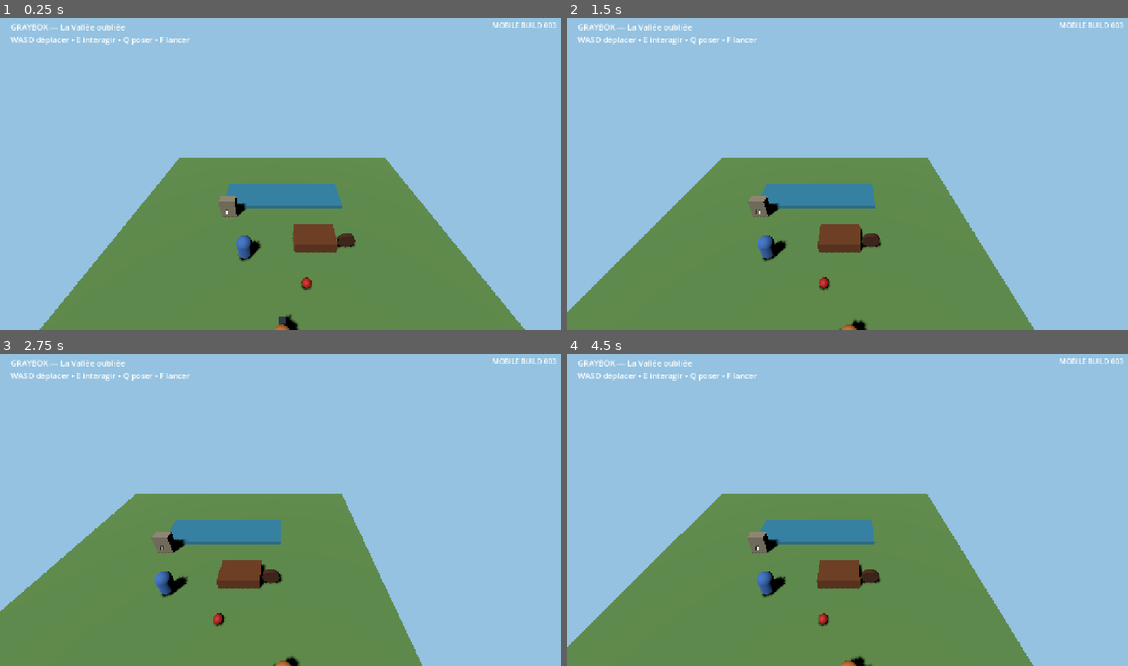
Above: before the commit, frames 1-4 (two rows, left to right).
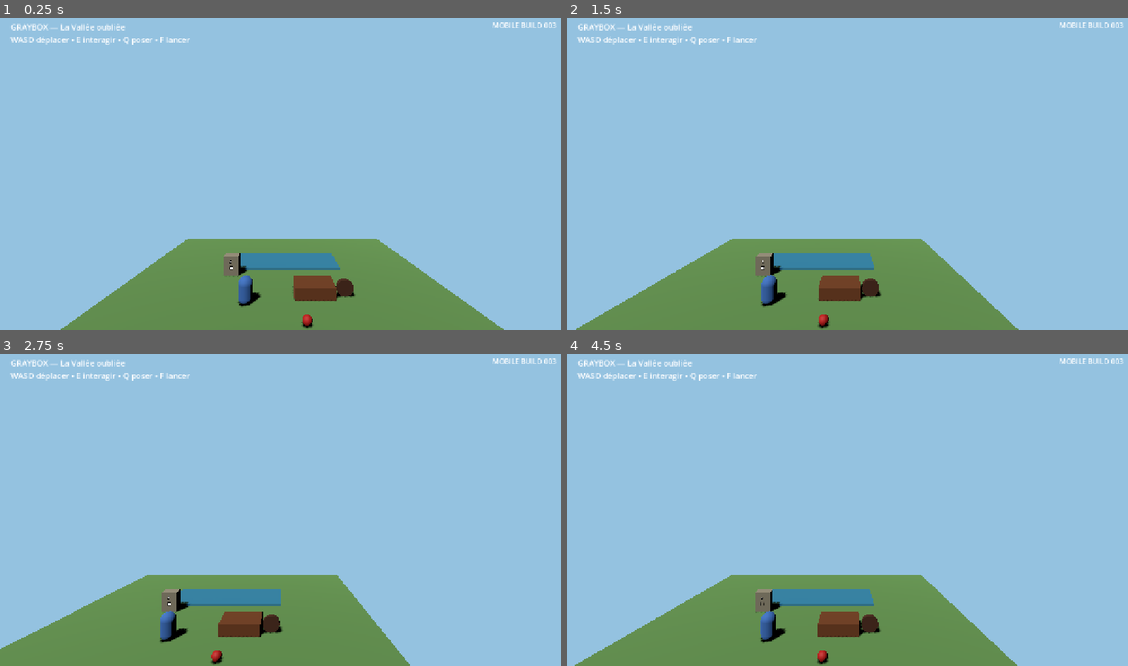
Above: after the commit, the same moments.

Repository: u2987920406-rgb/Grimoire
Game: Godot game, scene res://adventures/forgotten_valley/scenes/bootstrap.tscn
The game is run twice, just before and just after one commit, with the same random seed, the same clock (stepped at 60 frames per second) and the same inputs.
Inputs (mouse positions are in pixels of both pictures, inside the frame that each line leads up to):
- Up to frame 1 (0.25 s): no input
- Up to frame 2 (1.5 s): tap Enter at 0.5 s; move the mouse to (970, 155) at 0.52 s; hold D (move_right) 0.53-1.25 s; hold Q (drop_object) 0.53-1.25 s; click (970, 155) at 0.67 s; drag from (735, 186) to (819, 233) at 1.27 s
- Up to frame 3 (2.75 s): tap Space at 2 s; move the mouse to (336, 438) at 2.02 s; hold D (move_right) from 2.03 s (still down); hold F (throw_object) from 2.03 s (still down)
- Up to frame 4 (4.5 s): release D (move_right) at 2.75 s; release F (throw_object) at 2.75 s; drag from (819, 569) to (679, 460) at 2.77 s; tap Enter at 3.5 s; move the mouse to (1021, 553) at 3.52 s; hold A (move_left) 3.53-4.25 s; hold E (interact) 3.53-4.25 s; drag from (679, 460) to (763, 428) at 4.27 s

The runs differ from the first frame. In frame 1, 21% of the frame differs, in the area x 7-94%, y 44-100%; in frame 2, 20%; in frame 3, 20%; in frame 4, 20%.
Error after the commit: Invalid access to property or key 'rotation' on a base object of type 'null instance'. (res://core/player/player_controller.gd:32)

Commit message:
fix(player): make movement screen-relative and always face travel

Diff:
--- a/core/player/player_controller.gd
+++ b/core/player/player_controller.gd
@@ -17,6 +17,7 @@
 @onready var interaction_area: Area3D = $InteractionArea
 @onready var hold_anchor: Marker3D = $HoldAnchor
 @onready var camera_rig: Node3D = $"../CameraRig"
+@onready var camera_pitch: Node3D = $"../CameraRig/CameraPitch"
 
 var held_object: CarryableBody = null
 var controls_enabled: bool = true
@@ -28,7 +29,7 @@
 
 func _ready() -> void:
 	_camera_yaw = camera_rig.rotation.y
-	_camera_pitch = camera_rig.rotation.x
+	_camera_pitch = camera_pitch.rotation.x
 
 func _physics_process(delta: float) -> void:
 	_update_camera(delta)
@@ -45,14 +46,11 @@
 	if input_vector.length_squared() > 1.0:
 		input_vector = input_vector.normalized()
 
-	var camera_forward := -camera_rig.global_transform.basis.z
-	camera_forward.y = 0.0
-	camera_forward = camera_forward.normalized()
-	var camera_right := camera_rig.global_transform.basis.x
-	camera_right.y = 0.0
-	camera_right = camera_right.normalized()
-
-	var desired_direction := camera_right * input_vector.x + camera_forward * -input_vector.y
+	# Le stick représente l'écran : haut = -Z caméra, bas = +Z,
+	# gauche/droite suivent l'orientation horizontale de la caméra.
+	var local_move := Vector3(input_vector.x, 0.0, input_vector.y)
+	var desired_direction := camera_rig.global_basis * local_move
+	desired_direction.y = 0.0
 	if desired_direction.length_squared() > 1.0:
 		desired_direction = desired_direction.normalized()
 
@@ -65,9 +63,10 @@
 	else:
 		velocity.y = 0.0
 
+	# Le personnage regarde toujours dans le sens où il se déplace.
+	# Pas de marche arrière implicite dans le déplacement normal.
 	if desired_direction.length_squared() > 0.001:
-		var target_yaw := atan2(desired_direction.x, -desired_direction.z)
-		rotation.y = lerp_angle(rotation.y, target_yaw, minf(1.0, 10.0 * delta))
+		look_at(global_position + desired_direction, Vector3.UP)
 
 	move_and_slide()
 
@@ -90,20 +89,21 @@
 		get_viewport().set_input_as_handled()
 
 func _update_camera(delta: float) -> void:
-	camera_rig.global_position = global_position + Vector3(0.0, 0.9, 0.0)
+	camera_rig.global_position = global_position + Vector3(0.0, 1.0, 0.0)
 
-	if not controls_enabled:
-		return
+	if controls_enabled:
+		_camera_yaw -= touch_look_input.x * camera_yaw_speed * delta
+		_camera_pitch -= touch_look_input.y * camera_pitch_speed * delta
+		_camera_pitch = clamp(
+			_camera_pitch,
+			deg_to_rad(camera_min_pitch_degrees),
+			deg_to_rad(camera_max_pitch_degrees)
+		)
 
-	_camera_yaw -= touch_look_input.x * camera_yaw_speed * delta
-	_camera_pitch -= touch_look_input.y * camera_pitch_speed * delta
-	_camera_pitch = clamp(
-		_camera_pitch,
-		deg_to_rad(camera_min_pitch_degrees),
-		deg_to_rad(camera_max_pitch_degrees)
-	)
-
-	camera_rig.rotation = Vector3(_camera_pitch, _camera_yaw, 0.0)
+	# Yaw et pitch sont séparés : le rig tourne autour du joueur,
+	# le pivot vertical garde la caméra centrée sur lui.
+	camera_rig.rotation = Vector3(0.0, _camera_yaw, 0.0)
+	camera_pitch.rotation = Vector3(_camera_pitch, 0.0, 0.0)
 
 func _update_interaction_target() -> void:
 	var nearest: Node = null
